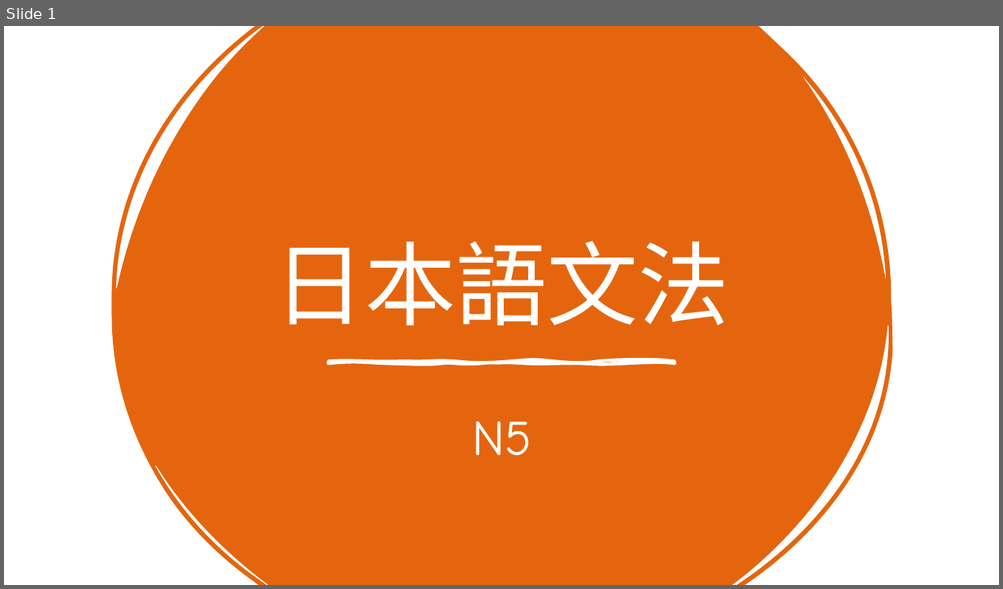
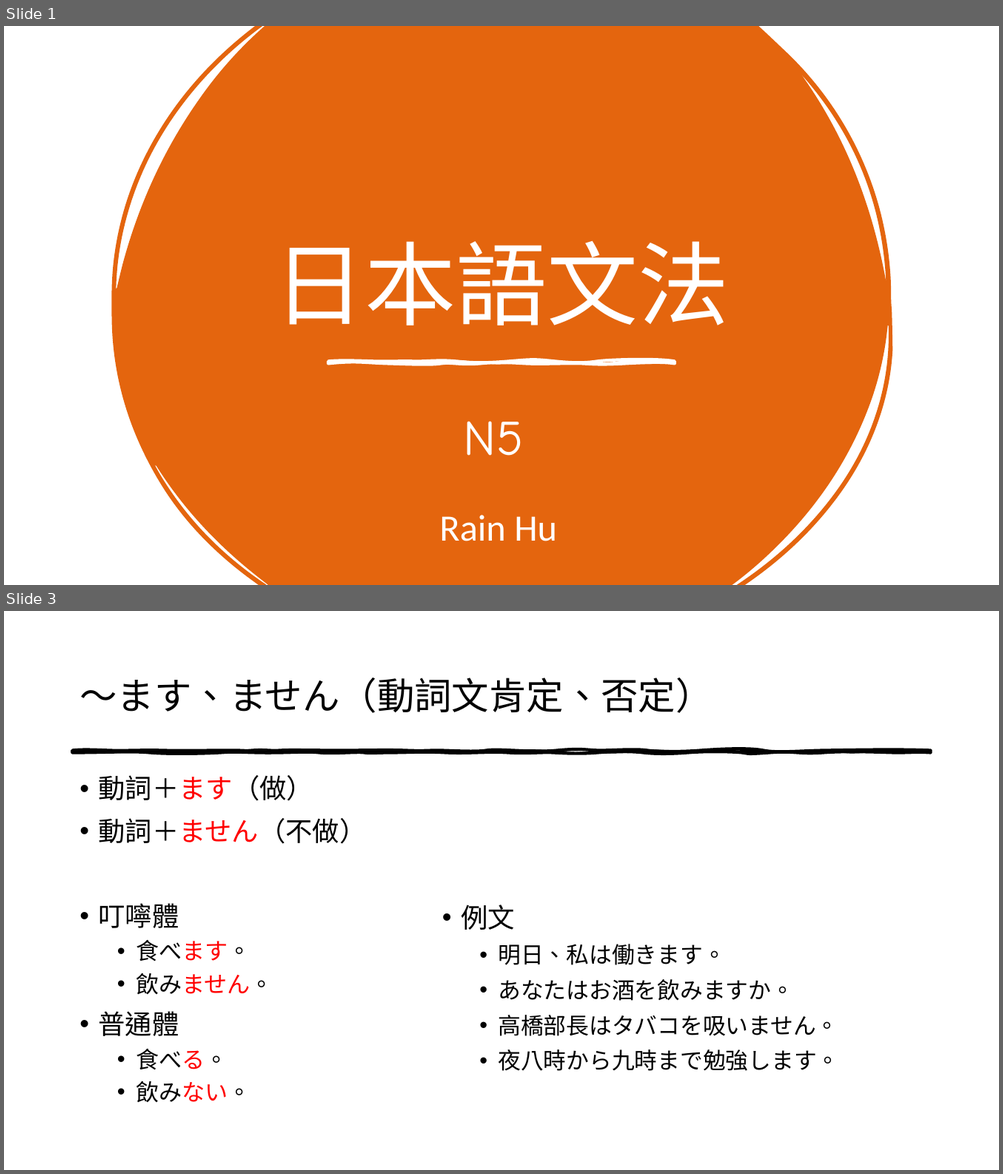
Before and after one commit to intervalrain/intervalrain.github.io, a slide deck: content/posts/jp/ppt/n5.pptx. Shown one above the other, each under a label of ours: slide 1 before the commit, slides 1 and 3 after it; the slides between them are not shown. The pictures are 1003x589 and 1003x1174 pixels, drawn with LibreOffice and Linux fonts; fonts in the diff are those of the drawing. Boxes give left, top, right and bottom in pixels: in the first picture for what was removed or moved away, otherwise in the second. Text is boxed around its words. In the diff, an @@ line names an element or a change of style, - is before the commit and + after.

```diff
--- a/content/posts/jp/ppt/n5.pptx
+++ b/content/posts/jp/ppt/n5.pptx
@@ slide 3 added at (4,611,999,1170), background #FFFFFF @@
@@ title added at (79,678,712,713), 36 pt, text #000000 @@
+〜ます、ません（動詞文肯定、否定）
@@ freeform shape added at (73,751,930,753), fill #000000, outline #000000 3 pt @@
@@ text added at (99,775,367,1102), 25.9 pt, text #000000 @@
+• 動詞＋ます（做）
+• 動詞＋ません（不做）
+• 叮嚀體
+  • 食べます。
+  • 飲みません。
+• 普通體
+  • 食べる。
+  • 飲みない。
@@ text added at (461,905,839,1071), 22 pt, text #000000 @@
+• 例文
+  • 明日、私は働きます。
+  • あなたはお酒を飲みますか。
+  • 高橋部長はタバコを吸いません。
+  • 夜八時から九時まで勉強します。
@@ slide 1 changed as well @@
@@ subtitle "N5": place and size @@
-subtitle "N5" at (472,421,532,456)
+subtitle "N5" at (464,421,523,456)
@@ text added at (439,515,557,542), 36 pt, text #FFFFFF @@
+Rain Hu
```
Also in this commit, not shown: 19 other slides added, 1 slide removed.
